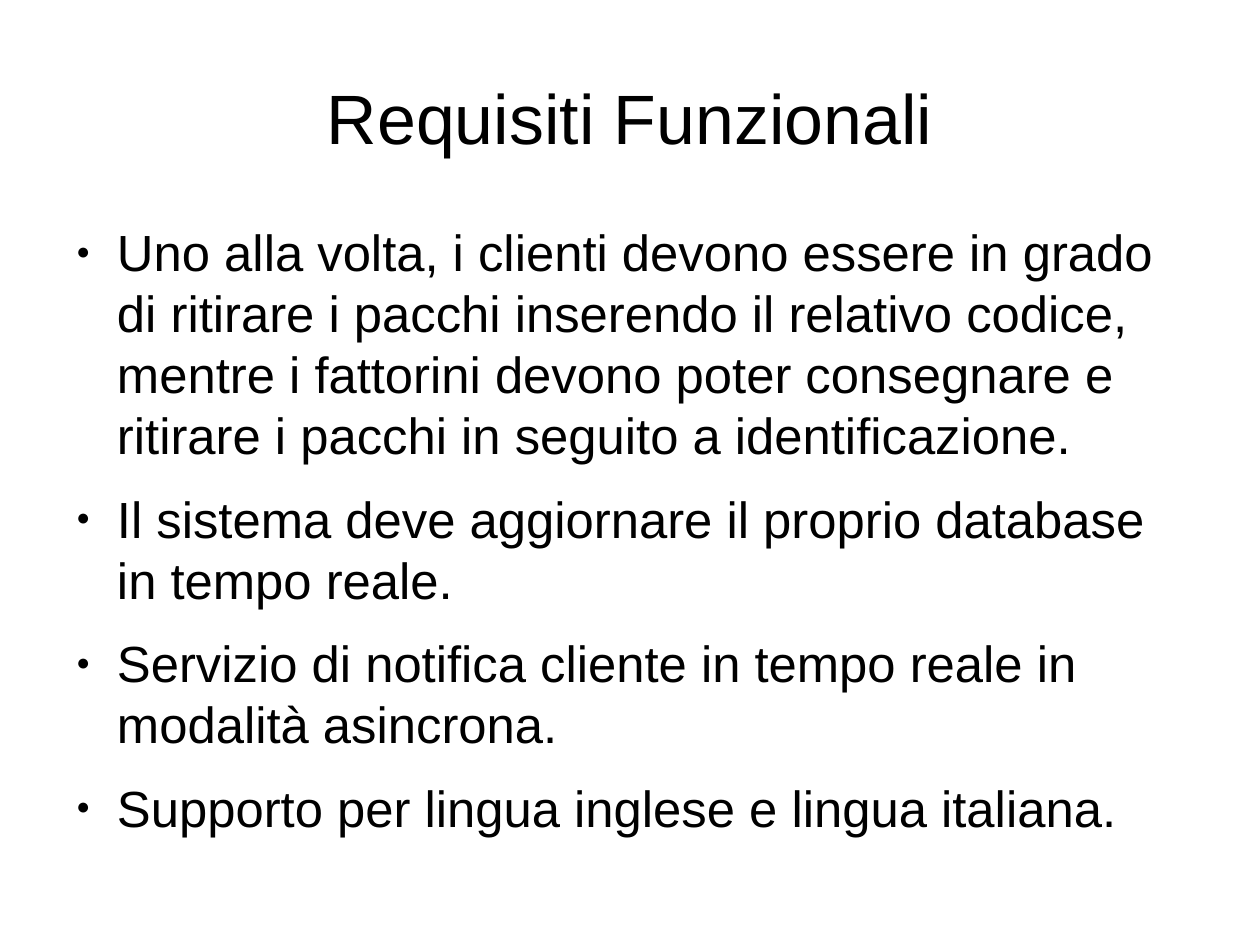
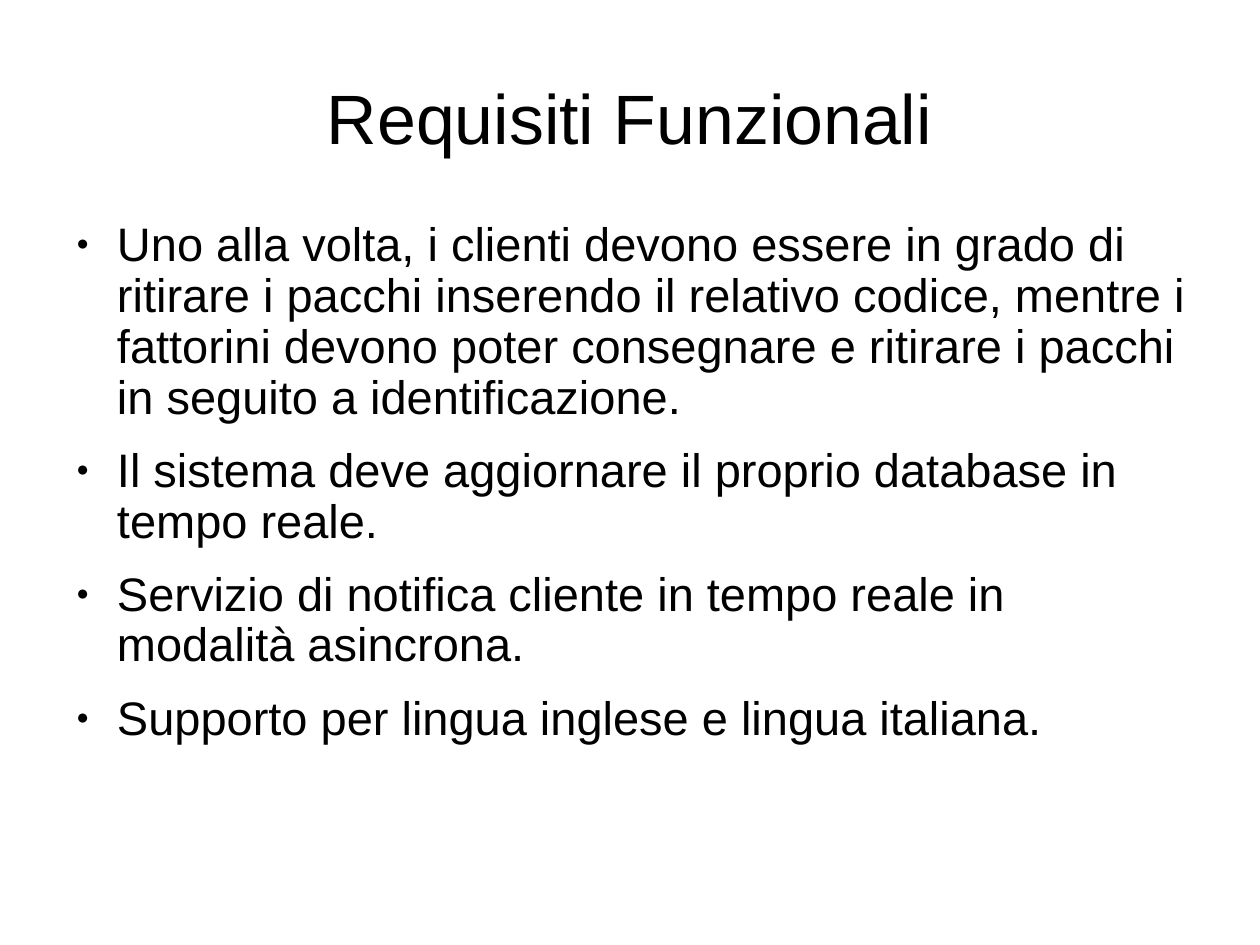
Before and after one commit to LeoCard1/Progetto-D19, a slide deck: slide 10 of PresentazioneProgettoD19.odp. Drawn at 1260x945 pixels with LibreOffice and Linux fonts; fonts in the diff are those of the drawing. Boxes give left, top, right and bottom in pixels: in the first picture for what was removed or moved away, otherwise in the second. Text is boxed around its words. In the diff, an @@ line names an element or a change of style, - is before the commit and + after.

```diff
--- a/PresentazioneProgettoD19.odp
+++ b/PresentazioneProgettoD19.odp
@@ text "Uno alla volta, i clienti ..." at (x1=117, y1=227, x2=1184, y2=744): size 32 to 29.6 pt; indent changed; line spacing 1 to 0.9 @@
```
Also in this commit, not shown: 23 other slides changed, 1 slide added, 1 other file.
